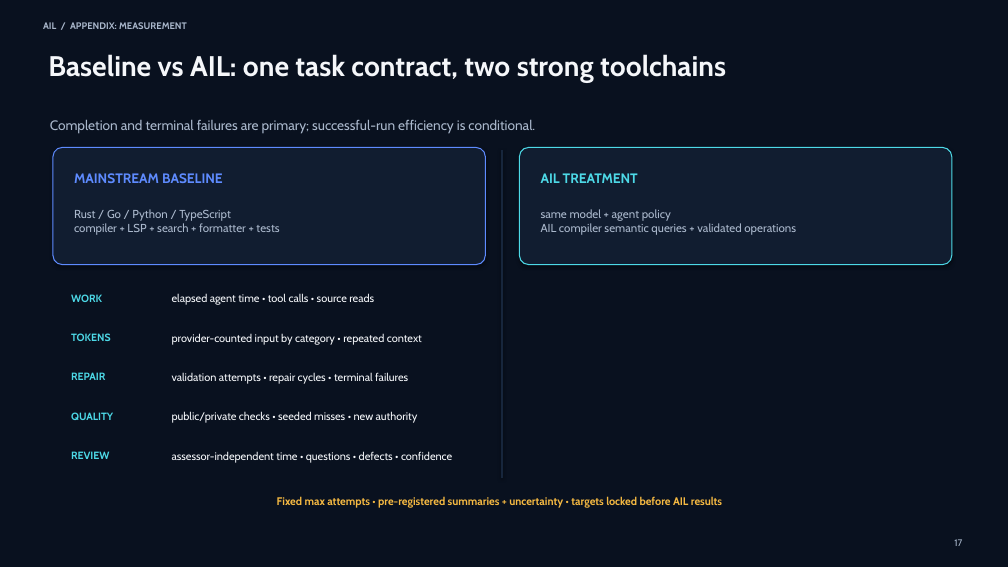
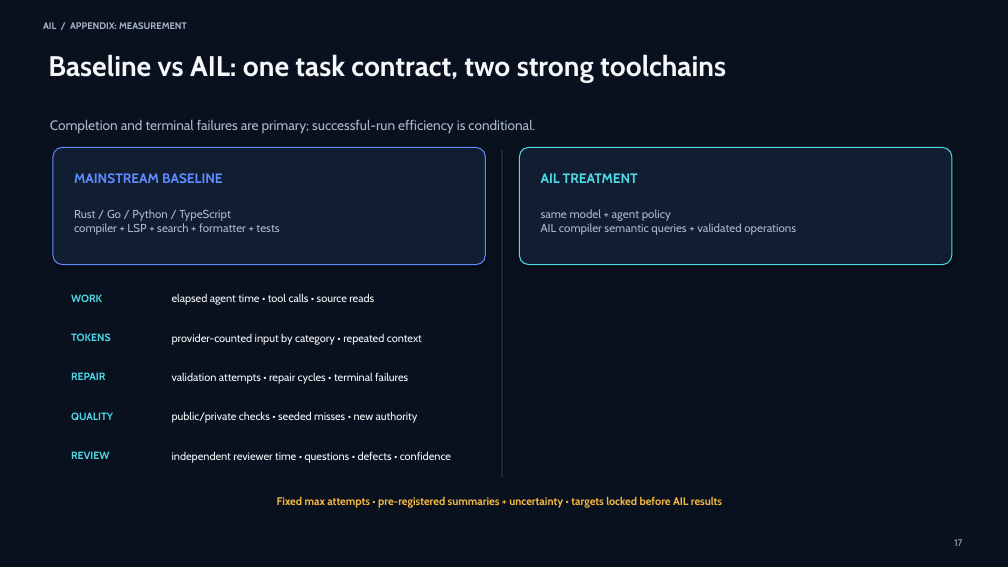
Before and after one commit to a-barwick/ail, a slide deck: slide 17 of docs/investor-deck.pptx. Drawn at 1008x567 pixels with LibreOffice and Linux fonts; fonts in the diff are those of the drawing. Boxes give left, top, right and bottom in pixels: in the first picture for what was removed or moved away, otherwise in the second. Text is boxed around its words. In the diff, an @@ line names an element or a change of style, - is before the commit and + after.

```diff
--- a/docs/investor-deck.pptx
+++ b/docs/investor-deck.pptx
@@ text at <box>172,451,451,462</box>: text changed @@
-assessor-independent time • questions • defects • confidence
+independent reviewer time • questions • defects • confidence
```
Also in this commit, not shown: 7 other slides changed, 38 other files.
